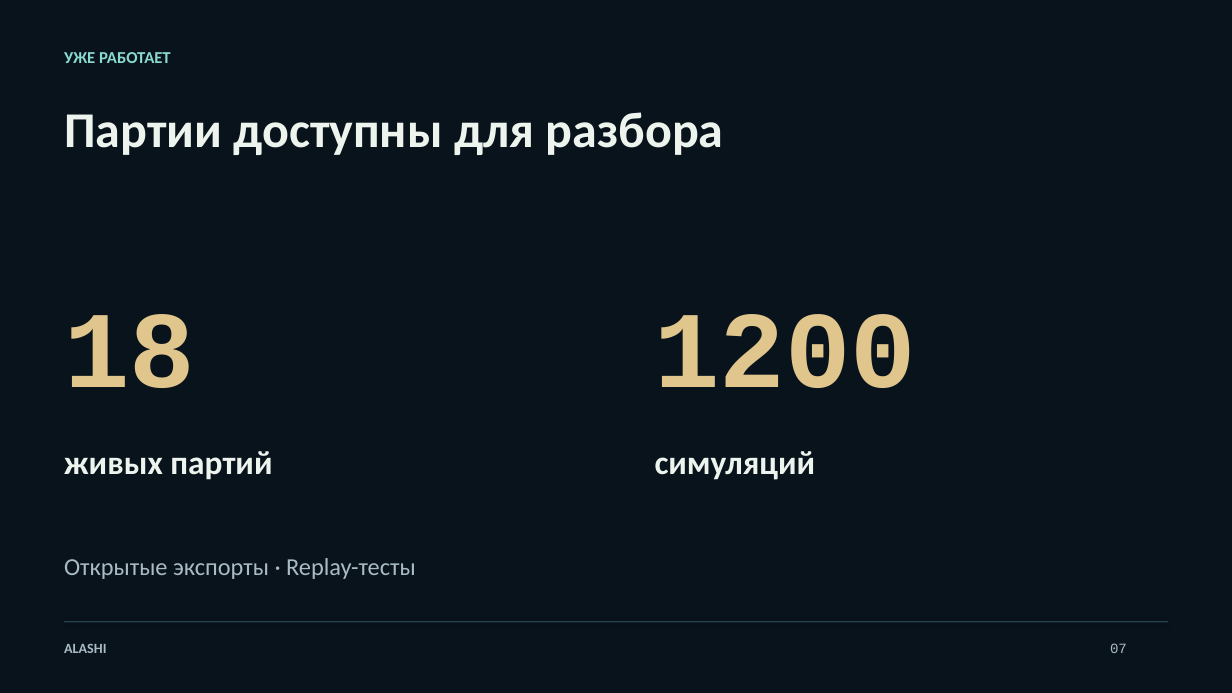
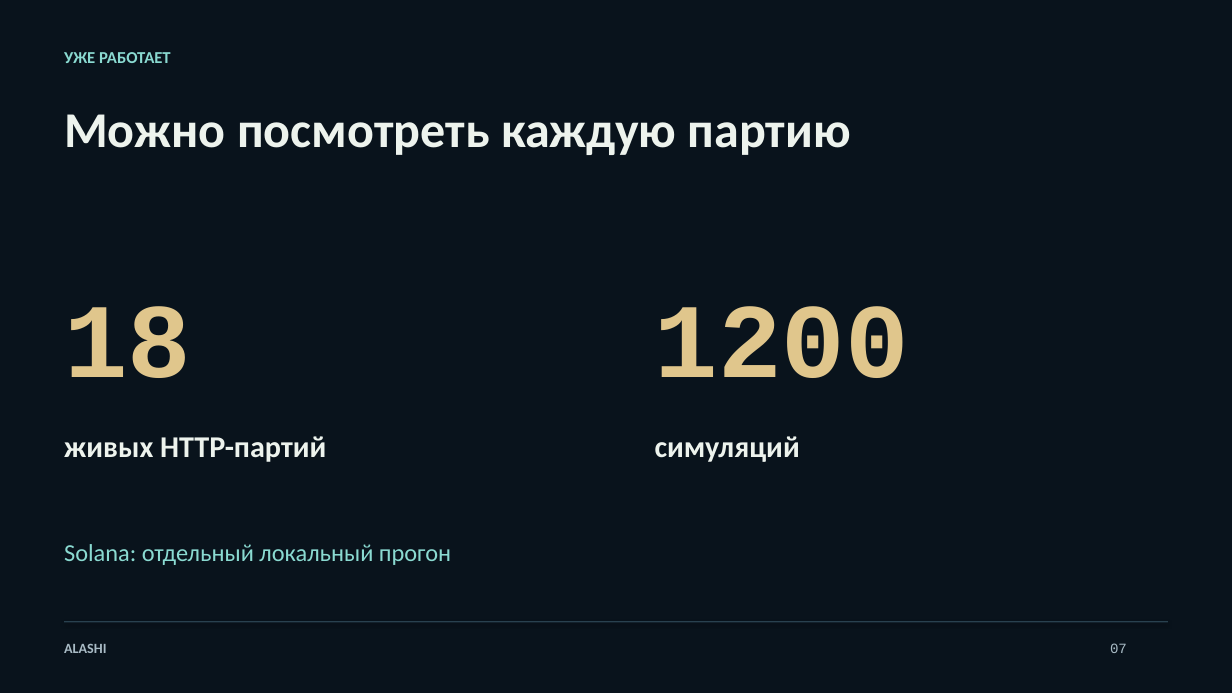
Before and after one commit to Jakisheff/alashi, a slide deck: slide 7 of docs/out/deck.pptx. Drawn at 1232x693 pixels with LibreOffice and Linux fonts; fonts in the diff are those of the drawing. Boxes give left, top, right and bottom in pixels: in the first picture for what was removed or moved away, otherwise in the second. Text is boxed around its words. In the diff, an @@ line names an element or a change of style, - is before the commit and + after.

```diff
--- a/docs/out/deck.pptx
+++ b/docs/out/deck.pptx
@@ text at <box>64,114,851,155</box>: text changed @@
-Партии доступны для разбора
+Можно посмотреть каждую партию
@@ text "18" at <box>64,306,191,378</box>: size 85 to 82.5 pt @@
@@ text "1200" at <box>655,306,909,378</box>: size 85 to 82.5 pt @@
@@ text at <box>64,436,326,462</box>: text changed; size 26 to 23.5 pt @@
-живых партий
+живых HTTP-партий
@@ text "симуляций": place and size @@
-text "симуляций" at <box>655,451,816,480</box>
+text "симуляций" at <box>655,436,800,462</box>
@@ text "симуляций" at <box>655,436,800,462</box>: size 26 to 23.5 pt @@
@@ text at <box>64,544,451,565</box>: text changed; text colour #A9BBC5 to #8ADAD1 @@
-Открытые экспорты · Replay-тесты
+Solana: отдельный локальный прогон
```
Also in this commit, not shown: 5 other slides changed, 4 slides added, 4 slides removed, 23 other files.
